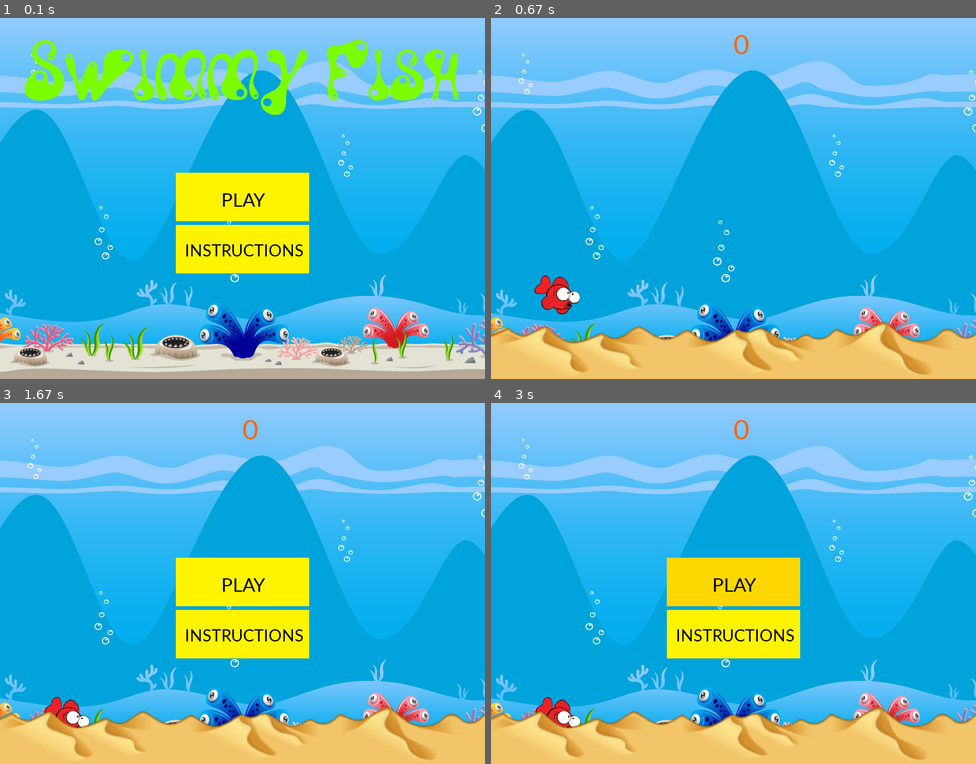
Above: before the commit, frames 1-4 (two rows, left to right).
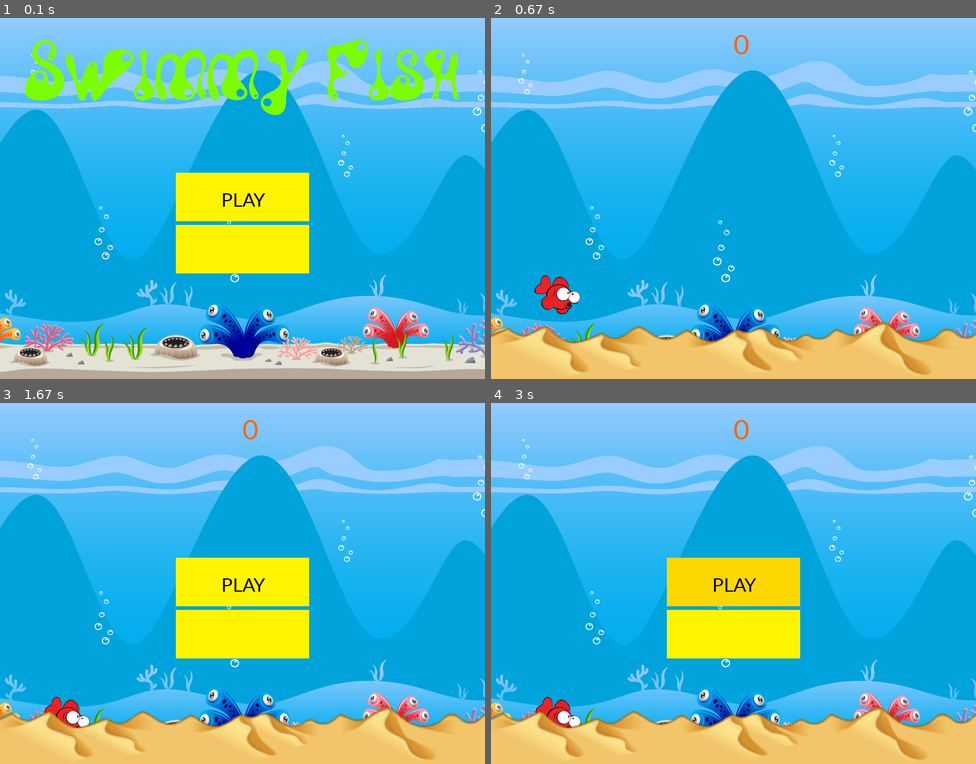
Above: after the commit, the same moments.

Repository: okandiah/Project
Game: pygame game, started from FlappyFish.py
Same seed, same stepped clock (60 frames per second), same inputs: the game is played once before the commit and once after it.
Inputs (mouse positions are in pixels of both pictures, inside the frame that each line leads up to):
- Up to frame 1 (0.1 s): no input
- Up to frame 2 (0.67 s): click (733, 198) at 0.38 s
- Up to frame 3 (1.67 s): click (126, 583) at 0.72 s; click (300, 612) at 1.05 s; click (252, 460) at 1.38 s
- Up to frame 4 (3 s): click (738, 619) at 1.72 s; click (718, 518) at 2.05 s; click "PLAY" at 2.88 s

The runs differ from the first frame. In frame 1, 0.3% of the frame differs, in the area x 38-63%, y 62-67%; in frame 2, nothing differs; in frame 3, 0.3%; in frame 4, 0.3%.

Commit message:
removing instructions

Diff:
--- a/FlappyFish.py
+++ b/FlappyFish.py
@@ -220,10 +220,10 @@
     title_colour = (124, 252, 0)
     color_light = (255, 215, 0)
     color_dark = (255, 244, 0)
-    smallfont = pygame.font.SysFont('Corbel', 30)
+
     instructionfont = pygame.font.SysFont('Corbel', 35)
 
-    text = smallfont.render('INSTRUCTIONS', True, color)
+
     itext = instructionfont.render('PLAY', True, color)
     titlefont = pygame.font.Font('waterpark.ttf', 120)
     title = titlefont.render("Swimmy Fish", True, title_colour)
@@ -270,7 +270,7 @@
         else:
             pygame.draw.rect(screen, color_dark, [ibutton_x, ibutton_y, ibutton_width, ibutton_height])
 
-        screen.blit(text, (button_x + 15, button_y + 25))
+
         screen.blit(itext, (ibutton_x + 75, ibutton_y + 25))
 
         pygame.display.update()
